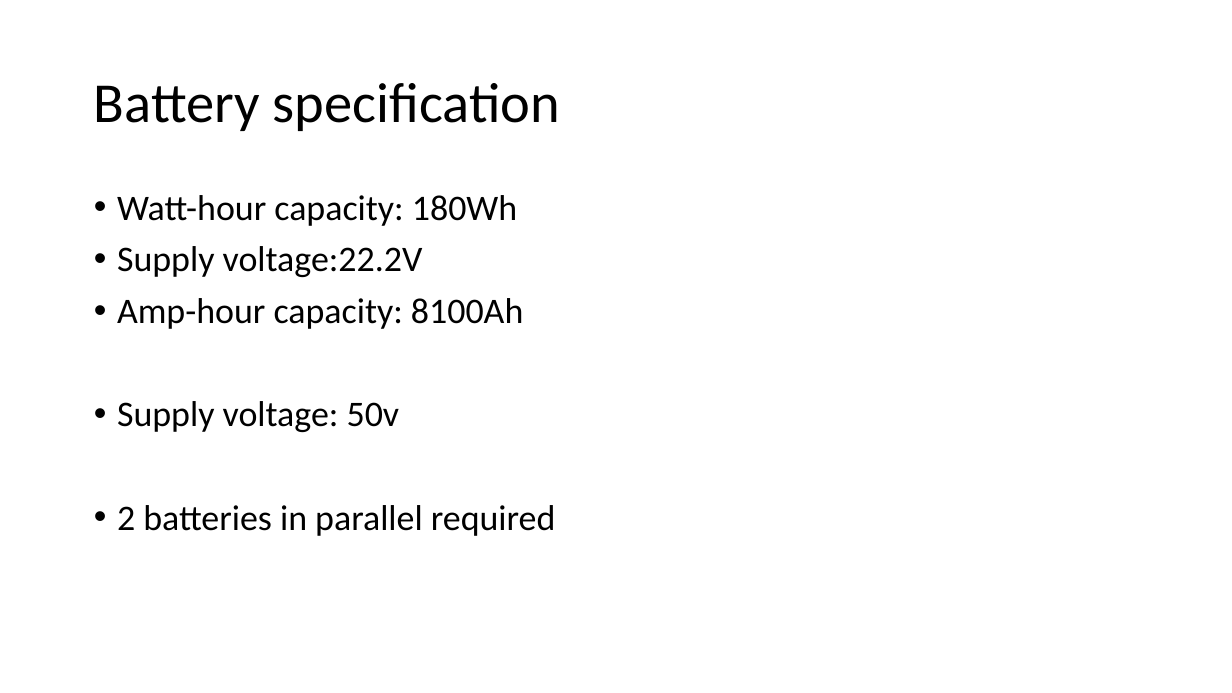
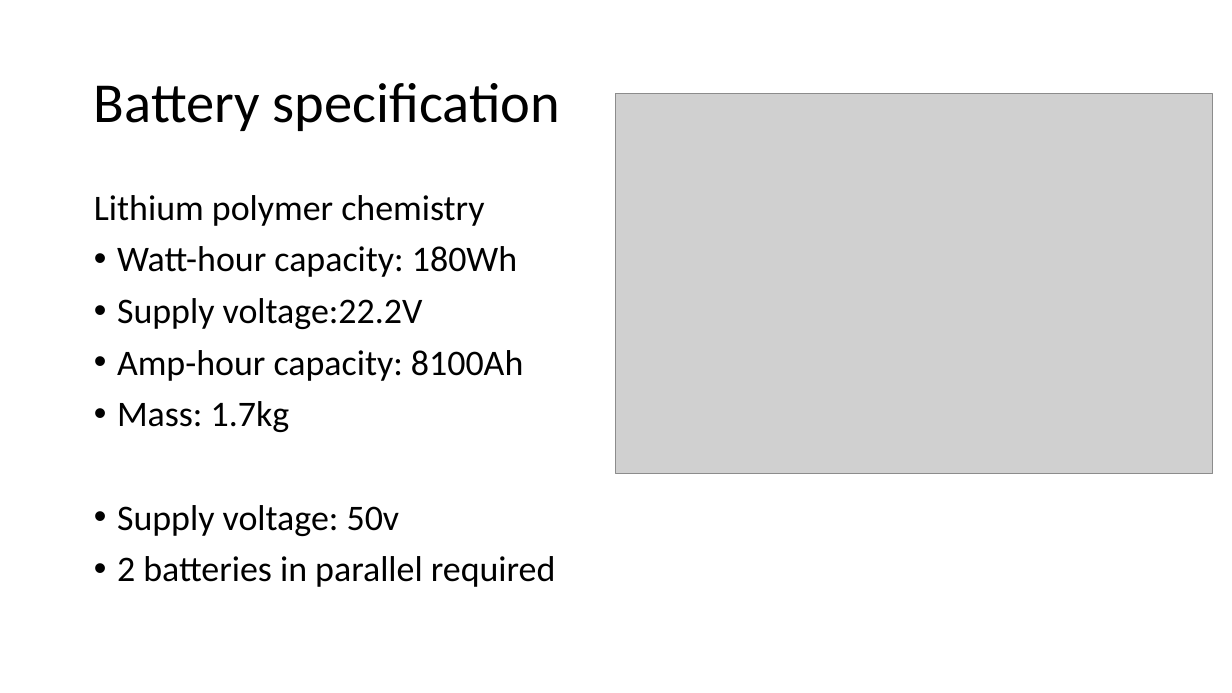
Before and after one commit to Ionsto/L2-DESIGN, a slide deck: slide 3 of PRESENTATION/Battery.pptx. Drawn at 1232x693 pixels with LibreOffice and Linux fonts; fonts in the diff are those of the drawing; grey boxes stand for pictures. Boxes give left, top, right and bottom in pixels: in the first picture for what was removed or moved away, otherwise in the second. Text is boxed around its words. In the diff, an @@ line names an element or a change of style, - is before the commit and + after.

Commit message:
Updated battery presentation

```diff
--- a/PRESENTATION/Battery.pptx
+++ b/PRESENTATION/Battery.pptx
@@ picture added at (616,94,1214,474) @@
@@ text at (94,195,484,226): paragraph added @@
+Lithium polymer chemistry
@@ text at (117,401,290,432): paragraph added @@
+• Mass: 1.7kg
```
Also in this commit, not shown: 1 other slide changed, 4 slides added.
